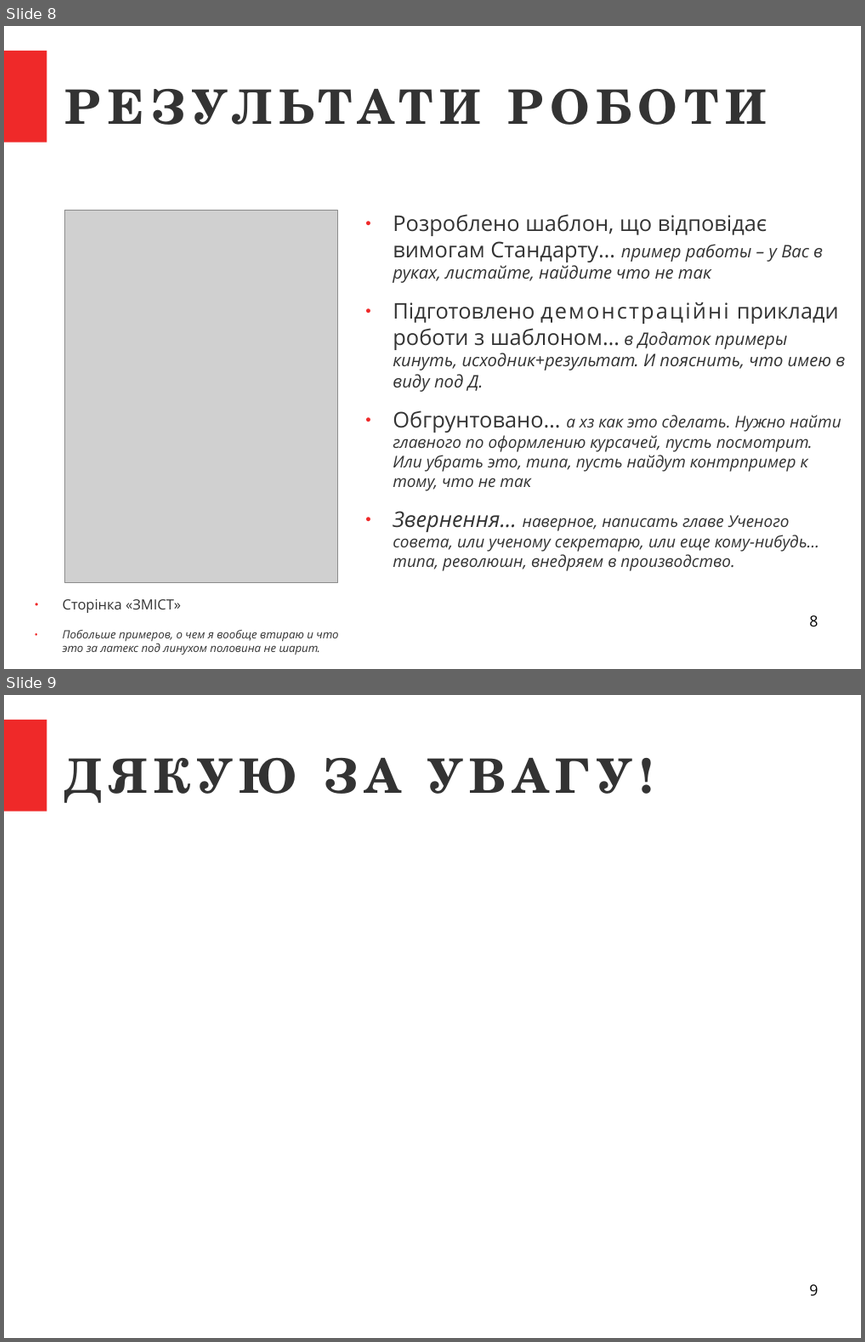
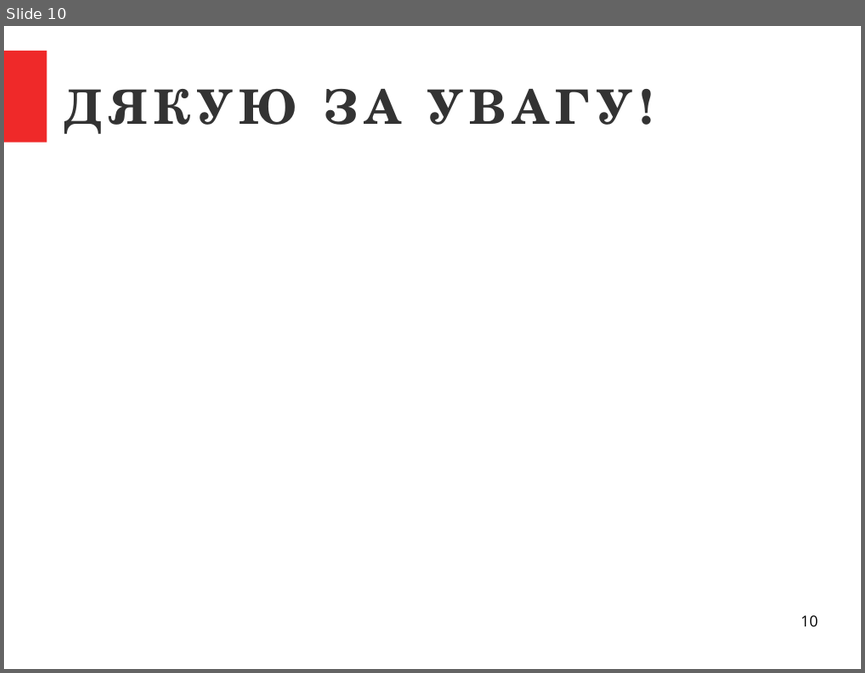
Before and after one commit to sen-den/latex-template, a slide deck: LaTeX - final work present.odp. Shown one above the other, each under a label of ours: slides 8 and 9 before the commit, slide 10 after it. The pictures are 865x1342 and 865x673 pixels, drawn with LibreOffice and Linux fonts; fonts in the diff are those of the drawing; grey boxes stand for pictures. Boxes give left, top, right and bottom in pixels: in the first picture for what was removed or moved away, otherwise in the second. Text is boxed around its words. In the diff, an @@ line names an element or a change of style, - is before the commit and + after.

```diff
--- a/LaTeX - final work present.odp
+++ b/LaTeX - final work present.odp
@@ slide 8 removed at [4,26,861,669], background #FFFFFF; not listed: 1 template element that a slide beside it also shows @@
@@ title removed at [65,52,818,159] @@
-РЕЗУЛЬТАТИ РОБОТИ
@@ picture removed at [65,210,337,583] @@
@@ text removed at [392,214,845,571] @@
-● Розроблено шаблон, що відповідає вимогам Стандарту… пример работы – у Вас в руках, листайте, найдите что не так
-● Підготовлено демонстраційні приклади роботи з шаблоном… в Додаток примеры кинуть, исходник+результат. И пояснить, что имею в виду под Д.
-● Обгрунтовано… а хз как это сделать. Нужно найти главного по оформлению курсачей, пусть посмотрит.
-  Или убрать это, типа, пусть найдут контрпример к тому, что не так
-● Звернення… наверное, написать главе Ученого совета, или ученому секретарю, или еще кому-нибудь… типа, революшн, внедряем в производство.
@@ text removed at [63,599,338,654] @@
-● Сторінка «ЗМІСТ»
-● Побольше примеров, о чем я вообще втираю и что это за латекс под линухом половина не шарит.
@@ page number removed at [809,615,817,626] @@
-8
@@ what was slide 9 is now slide 10 @@
@@ page number at [800,615,817,626]: text changed @@
-9
+10
```
Also in this commit, not shown: 5 slides changed, 4 slides added, 2 other slides removed, 1 other file.
